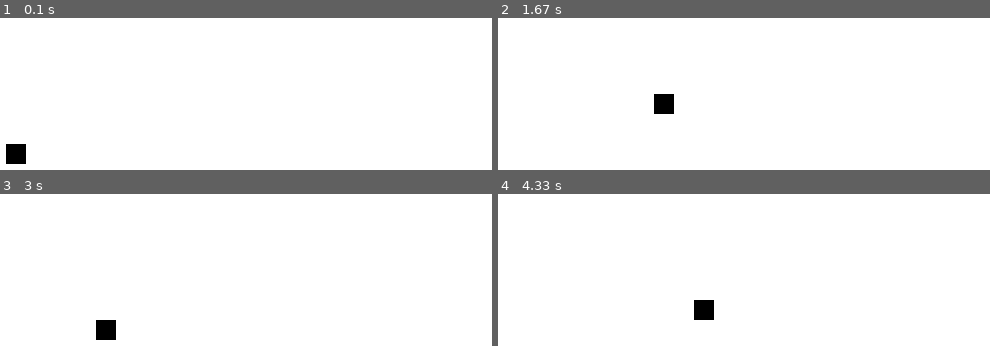
Above: before the commit, frames 1-4 (two rows, left to right).
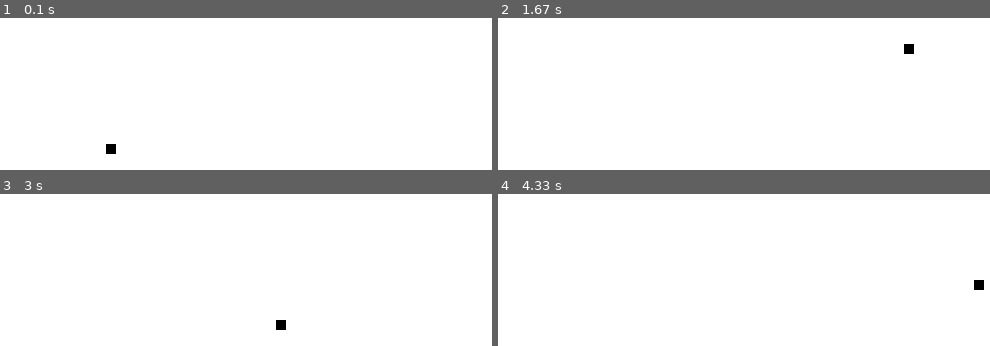
Above: after the commit, the same moments.

Repository: HOdedra/Pygame-snake
Game: pygame game, started from game_1.py
The game is run twice, just before and just after one commit, with the same random seed, the same clock (stepped at 60 frames per second) and the same inputs.
Inputs:
- Up to frame 1 (0.1 s): no input
- Up to frame 2 (1.67 s): hold Right 0.33-0.8 s; hold Up 0.83-1.13 s; hold Right 1.17-1.63 s
- Up to frame 3 (3 s): hold Left 1.67-2.2 s; hold Down 2.23-2.53 s; hold Left 2.57-2.97 s
- Up to frame 4 (4.33 s): hold Up 3-3.37 s; hold Right 3.4-4.03 s; hold Down from 4.07 s (still down)

The runs differ from the first frame. In frame 1, 0.7% of the frame differs, in the area x 1-24%, y 82-97%; in frame 2, 0.7%; in frame 3, 0.7%; in frame 4, 0.7%.

Commit message:
Remove most hardcoded variables

Diff:
--- a/game_1.py
+++ b/game_1.py
@@ -17,10 +17,12 @@
 black = (0,0,0)
 red = (255,0,0)
 
+display_width = 800
+display_height = 600
 
 #we need a surface like a canvas
 #this parameter has to be a tuple
-gameDisplay = pygame.display.set_mode((800,600))
+gameDisplay = pygame.display.set_mode((display_width,display_height))
 #title
 pygame.display.set_caption('Slither')
 
@@ -33,12 +35,15 @@
 gameExit= False
 
 #leader of the groups of blocks
-lead_x = 300
-lead_y = 300
+lead_x = display_width/2
+lead_y = display_height/2
 lead_x_change = 0
 lead_y_change = 0
 #FPS
 clock = pygame.time.Clock()
+
+block_size = 10
+FPS = 30
 
 while not gameExit:
     for event in pygame.event.get():
@@ -46,29 +51,29 @@
             gameExit = True
         if event.type == pygame.KEYDOWN:
             if event.key == pygame.K_LEFT:
-                lead_x_change -= 10
+                lead_x_change -= block_size
                 lead_y_change = 0
             elif event.key == pygame.K_RIGHT:
-                lead_x_change += 10
+                lead_x_change += block_size
                 lead_y_change = 0
             elif event.key == pygame.K_UP:
-                lead_y_change -= 10
+                lead_y_change -= block_size
                 lead_x_change = 0
             elif event.key == pygame.K_DOWN:
-                lead_y_change += 10
+                lead_y_change += block_size
                 lead_x_change = 0
         """if event.type == pygame.KEYUP:
             if event.key == pygame.K_LEFT or event.key == pygame.K_RIGHT:
                 lead_x_change = 0 """
 
-    if lead_x >= 800 or lead_x < 0 or lead_y >= 600 or lead_y < 0:
+    if lead_x >= display_width or lead_x < 0 or lead_y >= display_height or lead_y < 0:
         gameExit = True
 
     lead_x += lead_x_change
     lead_y += lead_y_change
 
     gameDisplay.fill(white)
-    pygame.draw.rect(gameDisplay,black, [lead_x,lead_y,20,20])
+    pygame.draw.rect(gameDisplay,black, [lead_x,lead_y,block_size,block_size])
 
     #good way to also create a rectangle
     #gameDisplay.fill(red, rect=[200,200,50,50])
@@ -76,7 +81,7 @@
     pygame.display.update()
 
     #FPS
-    clock.tick(15)
+    clock.tick(FPS)
 
 #this uninitializes pygame
 pygame.quit()
